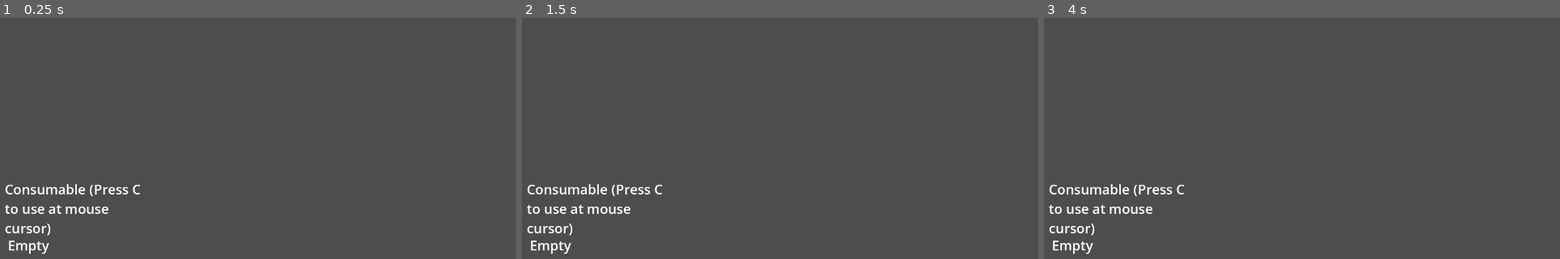
Above: before the commit, frames 1-3 (left to right).
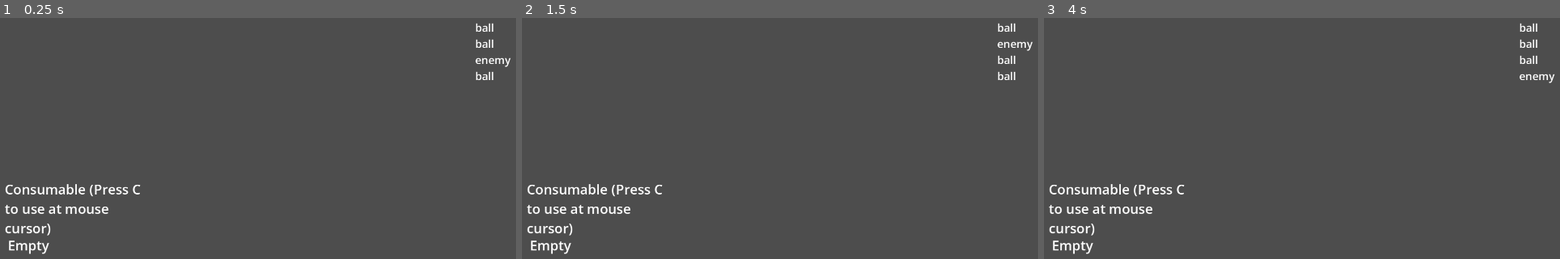
Above: after the commit, the same moments.

Repository: zunda-arrow/suika-game-2
Game: Godot game, scene res://game/Game.tscn
The game is run twice, just before and just after one commit, with the same random seed, the same clock (stepped at 60 frames per second) and the same inputs. The project has no main scene, so this scene is started directly.
Inputs (mouse positions are in pixels of both pictures, inside the frame that each line leads up to):
- Up to frame 1 (0.25 s): no input
- Up to frame 2 (1.5 s): tap C at 0.5, 1.25 s; move the mouse to (981, 124) at 0.52 s; press the mouse at (981, 124) at 0.53 s; right-click (981, 124) at 0.8 s; move the mouse to (712, 160) at 1.27 s; release the mouse at (712, 160) at 1.28 s; right-click (712, 160) at 1.35 s
- Up to frame 3 (4 s): click (1234, 160) at 1.55 s; tap C at 2, 2.75, 3.5 s; move the mouse to (1425, 61) at 2.02 s; press the mouse at (1425, 61) at 2.03 s; right-click (1425, 61) at 2.3 s; move the mouse to (1327, 213) at 2.77 s; release the mouse at (1327, 213) at 2.78 s; right-click (1327, 213) at 2.85 s; click (1327, 213) at 3.05 s; move the mouse to (1554, 196) at 3.52 s; press the mouse at (1554, 196) at 3.53 s; right-click (1554, 196) at 3.8 s

The runs differ from the first frame. In frame 1, 0.3% of the frame differs, in the area x 92-99%, y 2-26%; in frame 2, 0.3%; in frame 3, 0.3%.

Commit message:
add turn queue

Diff:
--- a/game/Game.tscn
+++ b/game/Game.tscn
@@ -1,6 +1,7 @@
 [gd_scene format=3 uid="uid://boex0liqn8ilu"]
 
 [ext_resource type="Script" uid="uid://bhjg3h7jioyjm" path="res://game/game.gd" id="1_fafdd"]
+[ext_resource type="PackedScene" uid="uid://bx50nkr6ly8gl" path="res://game/TurnQueue.tscn" id="2_qdja7"]
 
 [sub_resource type="RectangleShape2D" id="RectangleShape2D_3ibn1"]
 size = Vector2(775, 26)
@@ -52,3 +53,7 @@
 theme_override_font_sizes/font_size = 40
 text = "Empty"
 autowrap_mode = 2
+
+[node name="TurnQueue" parent="." unique_id=1915177195 instance=ExtResource("2_qdja7")]
+unique_name_in_owner = true
+position = Vector2(1427, 179)
--- /dev/null
+++ b/game/TurnQueue.gd
@@ -0,0 +1,8 @@
+extends Node2D
+
+var _enemies = []
+
+func dispay_turns(enemies):
+	_enemies = enemies
+
+	$EnemyQueue.text = "\n".join(_enemies)
--- /dev/null
+++ b/game/TurnQueue.tscn
@@ -0,0 +1,12 @@
+[gd_scene format=3 uid="uid://bx50nkr6ly8gl"]
+
+[ext_resource type="Script" uid="uid://b2436e56sskx0" path="res://game/TurnQueue.gd" id="1_c12v7"]
+
+[node name="EnemyQueue" type="Node2D" unique_id=1915177195]
+script = ExtResource("1_c12v7")
+
+[node name="EnemyQueue" type="Label" parent="." unique_id=725126249]
+offset_right = 40.0
+offset_bottom = 23.0
+theme_override_font_sizes/font_size = 32
+text = "Hello!"
--- a/game/ball.gd
+++ b/game/ball.gd
@@ -6,6 +6,7 @@
 
 var is_ball = true
 var size = 0
+var time_alive = 0
 
 func _ready() -> void:
 	add_to_group("balls")
@@ -15,6 +16,8 @@
 func _physics_process(delta: float) -> void:
 	for body in self.get_colliding_bodies():
 		collide_with_body(body)
+
+	time_alive += delta
 
 
 func collide_with_body(body: PhysicsBody2D):
--- a/game/enemy_ball.gd
+++ b/game/enemy_ball.gd
@@ -6,12 +6,16 @@
 
 var is_ball = true
 var size = 0
+var time_alive = 0
+
+func _physics_process(delta: float) -> void:
+	time_alive += delta
 
 func _ready() -> void:
 	add_to_group("enemy-ball")
 	%Collision.shape = %Collision.shape.duplicate()
 
-	size = 4
+	size = randi_range(1, 2)
 	%Collision.shape.radius = 20 * (1 + (float(size)))
 
 func damage(n):
--- a/game/game.gd
+++ b/game/game.gd
@@ -4,29 +4,48 @@
 var enemy_ball = preload("res://game/EnemyBall.tscn")
 
 var enemies = []
+var turn_queue = []
+var turn_number = 1
+
+var waiting_for_turn_to_end = false
+
+func _ready() -> void:
+	for i in range(4):
+		end_turn()
 
 
 func _input(event: InputEvent) -> void:
 	if event.is_action_pressed("Click"):
+		if turn_queue[0] != EnemyQueueOptions.Player:
+			return
+
+		waiting_for_turn_to_end = true
+		turn_queue.pop_at(0)
+
 		var x = get_global_mouse_position().x
+		if x < 550:
+			x = 550
+		if x > 1200:
+			x = 1200
+
 		var y = 100
 
 		var b: Ball = ball.instantiate()
-		add_child(b)
+		$Balls.add_child(b)
 		b.position = Vector2(x, y)
 
 		b.on_merge.connect(on_merge)
 
 
-	if event.is_action_pressed("rightclick"):
-		var x = get_global_mouse_position().x
-		var y = 100
+func spawn_enemy():
+	var x = randi_range(550, 1200)
+	var y = 100
 
-		var b = enemy_ball.instantiate()
-		add_child(b)
-		b.position = Vector2(x, y)
+	var b = enemy_ball.instantiate()
+	$Balls.add_child(b)
+	b.position = Vector2(x, y)
 
-		enemies.push_back(b)
+	enemies.push_back(b)
 
 func on_merge(size):
 	if len(enemies) == 0:
@@ -36,3 +55,45 @@
 
 	if enemies[i].size < 0:
 		enemies.remove_at(i)
+
+func _process(_delta: float) -> void:
+	var should_end_turn = true
+	if waiting_for_turn_to_end:
+		for b: RigidBody2D in $Balls.get_children():
+			if b.time_alive < .2:
+				should_end_turn = false
+				break
+
+		if should_end_turn == true:
+			waiting_for_turn_to_end = false
+			print("ending turn")
+			end_turn()
+
+	if not waiting_for_turn_to_end:
+		during_turn()
+
+func during_turn():
+	if waiting_for_turn_to_end:
+		return
+
+	var next = turn_queue[0]
+
+	if next == EnemyQueueOptions.Eneny:
+		turn_queue.pop_at(0)
+		spawn_enemy()
+		waiting_for_turn_to_end = true
+
+func end_turn():
+	turn_number += 1
+	if turn_number % 4 == 0:
+		add_new_enemy_to_queue()
+	else:
+		add_player_to_queue()
+
+func add_new_enemy_to_queue():
+	turn_queue.push_back(EnemyQueueOptions.Eneny)
+	%TurnQueue.dispay_turns(turn_queue)
+
+func add_player_to_queue():
+	turn_queue.push_back(EnemyQueueOptions.Player)
+	%TurnQueue.dispay_turns(turn_queue)
--- /dev/null
+++ b/globals/enemy_queue_options.gd
@@ -0,0 +1,4 @@
+extends Node
+
+const Player = "ball"
+const Eneny = "enemy"
--- a/project.godot
+++ b/project.godot
@@ -13,6 +13,10 @@
 config/name="Suika Game"
 config/features=PackedStringArray("4.6", "GL Compatibility")
 config/icon="res://icon.svg"
+
+[autoload]
+
+EnemyQueueOptions="*uid://djphlqbmmtiru"
 
 [display]
 
Not shown, added: game/TurnQueue.gd.uid
Not shown, added: globals/enemy_queue_options.gd.uid
